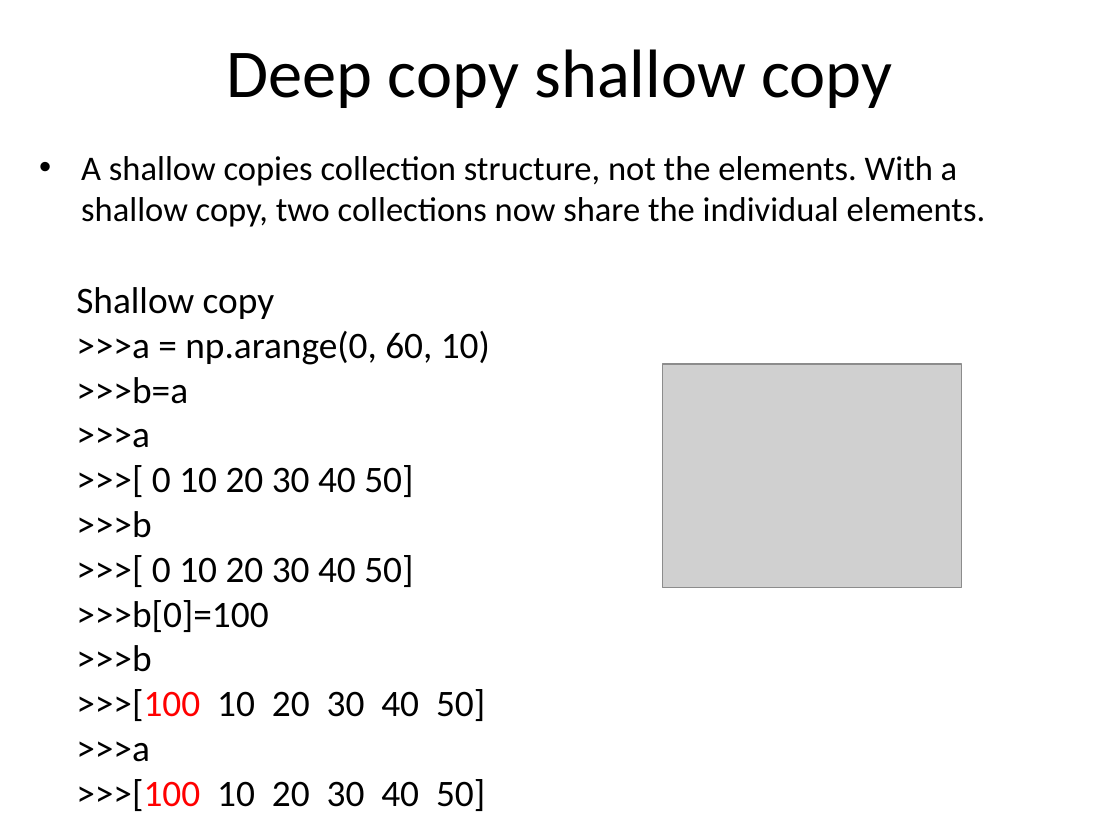
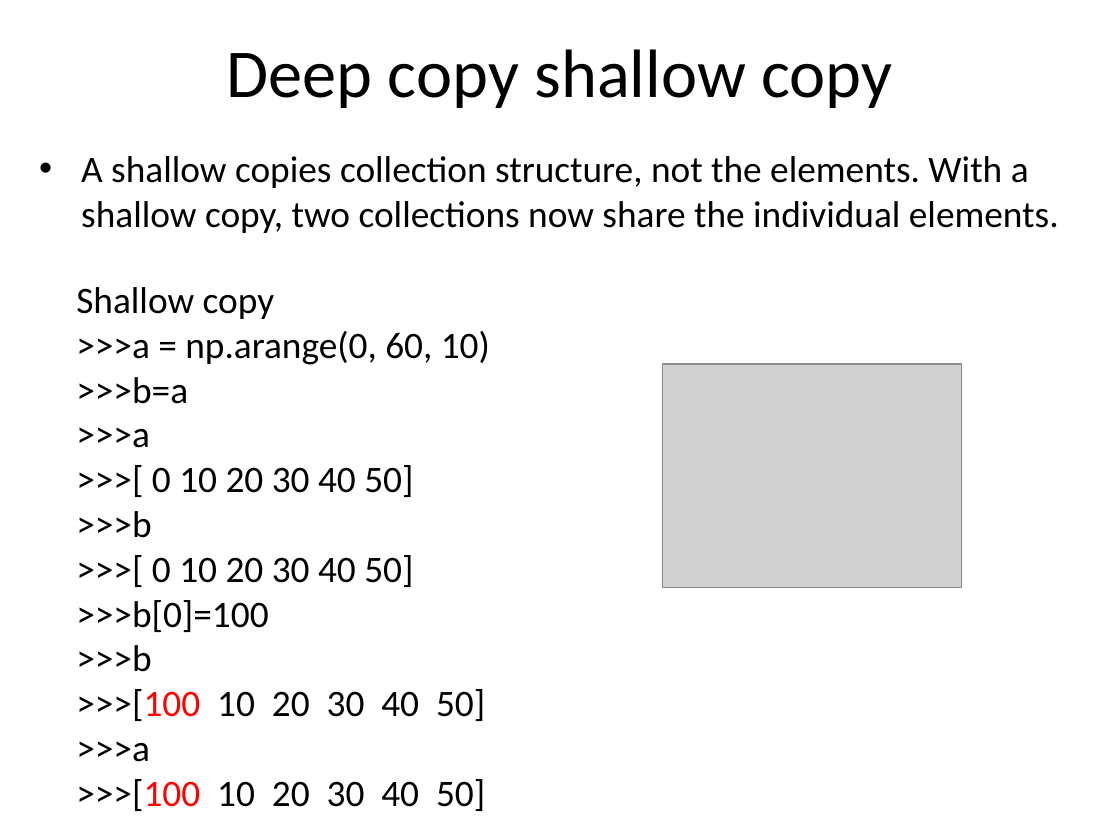
Before and after one commit to puruckertom/esa_python, a slide deck: slide 26 of esa_python_block10_numpy.pptx. Drawn at 1120x840 pixels with LibreOffice and Linux fonts; fonts in the diff are those of the drawing; grey boxes stand for pictures. Boxes give left, top, right and bottom in pixels: in the first picture for what was removed or moved away, otherwise in the second. Text is boxed around its words. In the diff, an @@ line names an element or a change of style, - is before the commit and + after.

```diff
--- a/esa_python_block10_numpy.pptx
+++ b/esa_python_block10_numpy.pptx
@@ text "A shallow copies collection structure, ..." at box(81, 156, 1059, 233): size 22.2 to 24 pt @@
```
Also in this commit, not shown: 2 other slides changed, 2 other files.
